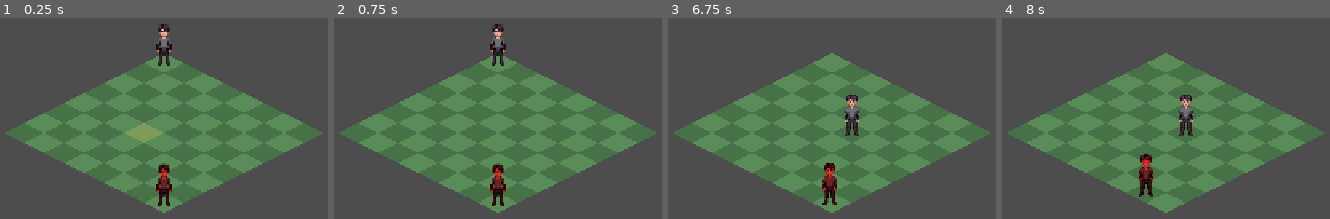
Above: before the commit, frames 1-4 (left to right).
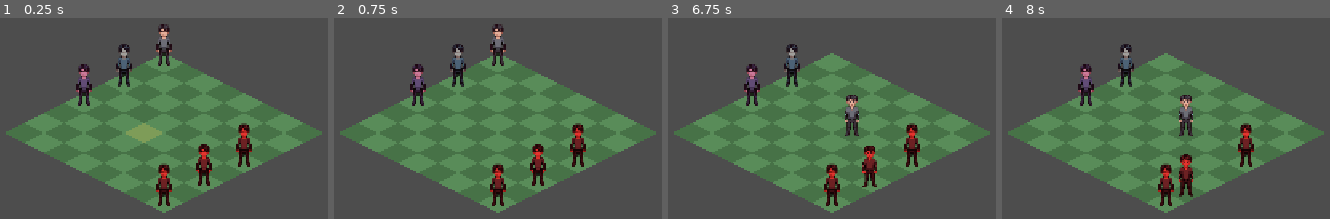
Above: after the commit, the same moments.

Repository: Booldon/iso-srpg
Game: Godot game, scene res://scenes/battle/grid.tscn
The game is run twice, just before and just after one commit, with the same random seed, the same clock (stepped at 60 frames per second) and the same inputs.
Inputs (mouse positions are in pixels of both pictures, inside the frame that each line leads up to):
- Up to frame 1 (0.25 s): no input
- Up to frame 2 (0.75 s): tap Enter at 0.5 s; move the mouse to (outside the picture) at 0.52 s; click (outside the picture) at 0.67 s
- Up to frame 3 (6.75 s): tap Space at 1.25, 2.75, 4.25 s; move the mouse to (671, 154) at 1.27 s; click (671, 154) at 1.42 s; tap Enter at 2, 3.5 s; move the mouse to (910, 34) at 2.02 s; click (910, 34) at 2.17 s; move the mouse to (outside the picture) at 2.77 s; click (outside the picture) at 2.92 s; move the mouse to (outside the picture) at 3.52 s; click (outside the picture) at 3.67 s; move the mouse to (outside the picture) at 4.27 s; click (outside the picture) at 4.42 s; move the mouse to (871, 132) at 5.02 s; click (871, 132) at 5.17 s; move the mouse to (710, 20) at 5.77 s; click (710, 20) at 5.92 s; move the mouse to (outside the picture) at 6.52 s; click (outside the picture) at 6.67 s
- Up to frame 4 (8 s): move the mouse to (1005, 154) at 7.27 s; click (1005, 154) at 7.42 s

The runs differ from the first frame. In frame 1, 2.6% of the frame differs, in the area x 23-77%, y 12-84%; in frame 2, 2.6%; in frame 3, 3.3%; in frame 4, 4.0%, in the area x 23-77%, y 12-94%.

Commit message:
feat: expand to 3v3 battle with speed-paired turn order (step 4b)
Three player units (protagonist + 2 allies) vs three enemies (grunt,
fast, tank). Active unit determined by TurnManager; only current unit
can move or attack. All six units sorted and paired by speed.

Co-Authored-By: Claude Opus 4.8 <noreply@anthropic.com>

Diff:
--- /dev/null
+++ b/data/ally1_stats.tres
@@ -0,0 +1,10 @@
+[gd_resource type="Resource" script_class="UnitStats" format=3 uid="uid://du6bmpgcomaii"]
+
+[ext_resource type="Script" path="res://scripts/data/unit_stats.gd" id="1_stats"]
+
+[resource]
+script = ExtResource("1_stats")
+strength = 9
+armor = 2
+speed = 10
+armor_reduction_immune = false
--- /dev/null
+++ b/data/ally2_stats.tres
@@ -0,0 +1,10 @@
+[gd_resource type="Resource" script_class="UnitStats" format=3 uid="uid://du6cmpgcomaii"]
+
+[ext_resource type="Script" path="res://scripts/data/unit_stats.gd" id="1_stats"]
+
+[resource]
+script = ExtResource("1_stats")
+strength = 7
+armor = 4
+speed = 8
+armor_reduction_immune = false
--- /dev/null
+++ b/data/enemy_fast_stats.tres
@@ -0,0 +1,10 @@
+[gd_resource type="Resource" script_class="UnitStats" format=3 uid="uid://ryreddkas5aa"]
+
+[ext_resource type="Script" path="res://scripts/data/unit_stats.gd" id="1_stats"]
+
+[resource]
+script = ExtResource("1_stats")
+strength = 6
+armor = 1
+speed = 11
+armor_reduction_immune = false
--- /dev/null
+++ b/data/enemy_tank_stats.tres
@@ -0,0 +1,10 @@
+[gd_resource type="Resource" script_class="UnitStats" format=3 uid="uid://ryrerde0s5aa"]
+
+[ext_resource type="Script" path="res://scripts/data/unit_stats.gd" id="1_stats"]
+
+[resource]
+script = ExtResource("1_stats")
+strength = 10
+armor = 4
+speed = 5
+armor_reduction_immune = false
--- a/scripts/battle/grid_manager.gd
+++ b/scripts/battle/grid_manager.gd
@@ -13,8 +13,8 @@
 @onready var _attack_menu: CanvasLayer = $AttackMenu
 
 var _astar := AStar2D.new()
-var _protagonist: Unit
-var _enemy: Unit
+var _players: Array[Unit] = []
+var _enemies: Array[Unit] = []
 var _unit_at: Dictionary = {}   # Vector2i -> Unit
 var _hover_tile: Polygon2D
 var _player_can_act: bool = false
@@ -26,13 +26,16 @@
 	_build_grid()
 	_setup_hover_tile()
 	_setup_pathfinding()
-	_place_protagonist()
-	_place_enemy()
+	_place_players()
+	_place_enemies()
 	_turn_manager.turn_started.connect(_on_turn_started)
 	_attack_menu.armor_chosen.connect(_on_attack_armor)
 	_attack_menu.strength_chosen.connect(_on_attack_strength)
 	_attack_menu.cancelled.connect(_on_attack_cancel)
-	_turn_manager.start_battle([_protagonist, _enemy])
+	var all_units: Array[Unit] = []
+	all_units.append_array(_players)
+	all_units.append_array(_enemies)
+	_turn_manager.start_battle(all_units)
 
 
 func _process(_delta: float) -> void:
@@ -48,15 +51,16 @@
 	if _battle_over or not _player_can_act:
 		return
 	if event is InputEventMouseButton and event.pressed and event.button_index == MOUSE_BUTTON_LEFT:
+		var active := _turn_manager.current_unit()
 		var cell := screen_to_grid(get_global_mouse_position())
 		if _unit_at.has(cell) and not _unit_at[cell].is_player:
 			var target: Unit = _unit_at[cell]
-			if _is_adjacent(_protagonist, target):
+			if _is_adjacent(active, target):
 				_pending_target = target
 				_player_can_act = false
 				_attack_menu.show_menu()
 		elif _is_valid_cell(cell) and not _unit_at.has(cell):
-			_do_player_move(cell)
+			_do_player_move(active, cell)
 
 
 func _on_turn_started(unit: Unit) -> void:
@@ -79,7 +83,8 @@
 
 
 func _execute_player_attack(hit_armor: bool) -> void:
-	Combat.resolve_attack(_protagonist, _pending_target, hit_armor)
+	var attacker := _turn_manager.current_unit()
+	Combat.resolve_attack(attacker, _pending_target, hit_armor)
 	if _pending_target.stats.strength <= 0:
 		_kill_unit(_pending_target)
 		_check_battle_end()
@@ -89,14 +94,14 @@
 	_turn_manager.end_turn()
 
 
-func _do_player_move(cell: Vector2i) -> void:
+func _do_player_move(unit: Unit, cell: Vector2i) -> void:
 	_player_can_act = false
-	var path := _build_screen_path(_protagonist, cell)
+	var path := _build_screen_path(unit, cell)
 	if path.is_empty():
 		_player_can_act = true
 		return
-	_move_unit(_protagonist, cell)
-	await _protagonist.move_along_path(path)
+	_move_unit(unit, cell)
+	await unit.move_along_path(path)
 	_turn_manager.end_turn()
 
 
@@ -249,24 +254,39 @@
 				_astar.connect_points(_cell_id(col, row), _cell_id(col, row + 1))
 
 
-func _place_protagonist() -> void:
-	_protagonist = UNIT_SCENE.instantiate()
-	_protagonist.is_player = true
-	_protagonist.stats = load("res://data/protagonist_stats.tres").duplicate()
-	_protagonist.grid_col = 0
-	_protagonist.grid_row = 0
-	_protagonist.position = grid_to_screen(0, 0)
-	_actors.add_child(_protagonist)
-	_unit_at[Vector2i(0, 0)] = _protagonist
-
-
-func _place_enemy() -> void:
-	_enemy = UNIT_SCENE.instantiate()
-	_enemy.is_player = false
-	_enemy.stats = load("res://data/enemy_grunt_stats.tres").duplicate()
-	_enemy.grid_col = 7
-	_enemy.grid_row = 7
-	_enemy.position = grid_to_screen(7, 7)
-	_enemy.modulate = Color(1.0, 0.3, 0.3)
-	_actors.add_child(_enemy)
-	_unit_at[Vector2i(7, 7)] = _enemy
+func _place_players() -> void:
+	var placements: Array = [
+		[Vector2i(0, 0), "protagonist_stats.tres", Color.WHITE],
+		[Vector2i(0, 2), "ally1_stats.tres",       Color(0.7, 0.9, 1.0)],
+		[Vector2i(0, 4), "ally2_stats.tres",       Color(0.9, 0.7, 1.0)],
+	]
+	for p in placements:
+		var unit := UNIT_SCENE.instantiate()
+		unit.is_player = true
+		unit.stats = load("res://data/" + p[1]).duplicate()
+		unit.grid_col = p[0].x
+		unit.grid_row = p[0].y
+		unit.position = grid_to_screen(p[0].x, p[0].y)
+		unit.modulate = p[2]
+		_actors.add_child(unit)
+		_unit_at[p[0]] = unit
+		_players.append(unit)
+
+
+func _place_enemies() -> void:
+	var placements: Array = [
+		[Vector2i(7, 7), "enemy_grunt_stats.tres"],
+		[Vector2i(7, 5), "enemy_fast_stats.tres"],
+		[Vector2i(7, 3), "enemy_tank_stats.tres"],
+	]
+	for p in placements:
+		var unit := UNIT_SCENE.instantiate()
+		unit.is_player = false
+		unit.stats = load("res://data/" + p[1]).duplicate()
+		unit.grid_col = p[0].x
+		unit.grid_row = p[0].y
+		unit.position = grid_to_screen(p[0].x, p[0].y)
+		unit.modulate = Color(1.0, 0.3, 0.3)
+		_actors.add_child(unit)
+		_unit_at[p[0]] = unit
+		_enemies.append(unit)
